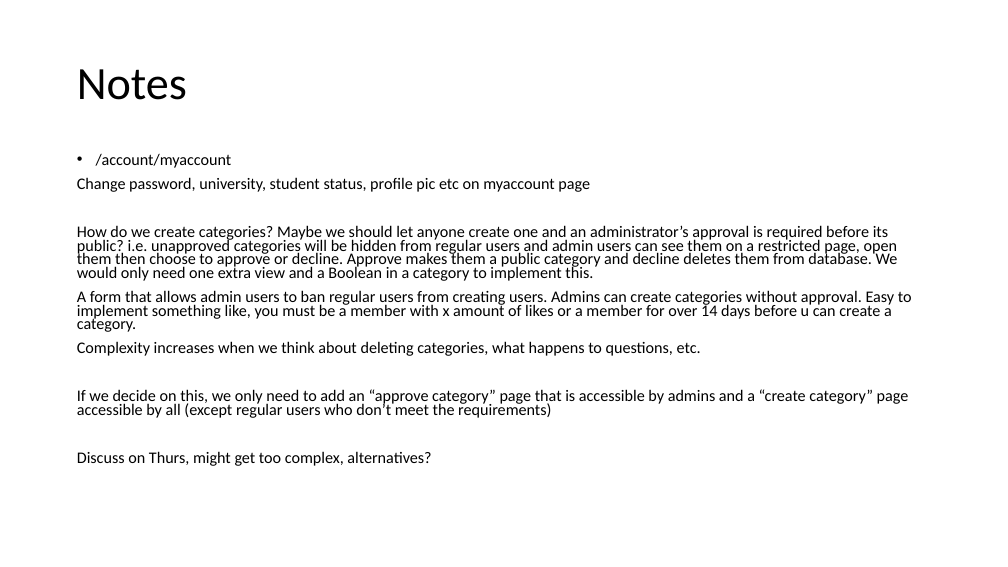
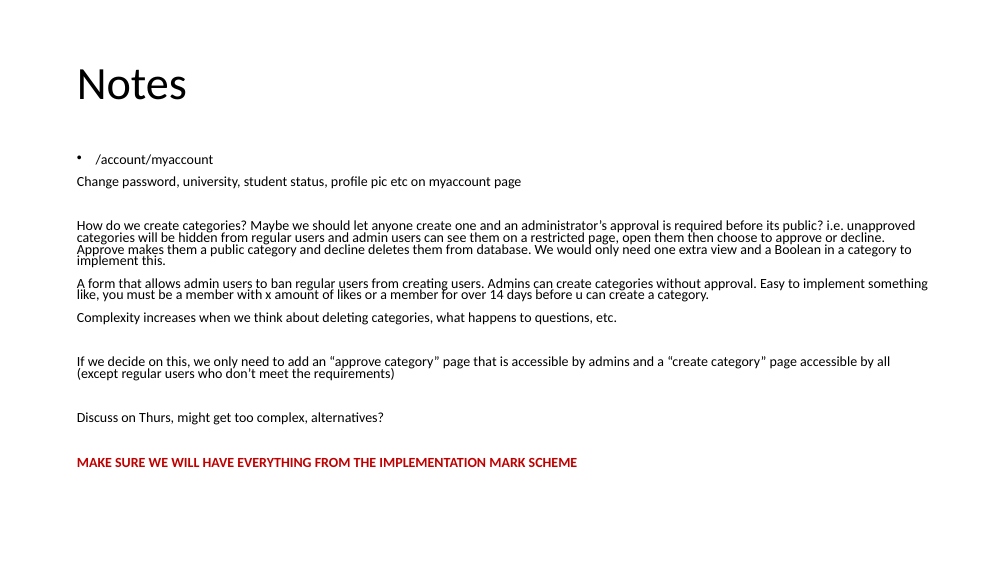
Before and after one commit to 2324127m/Lab3TeamB, a slide deck: slide 4 of Walkthrough/Walkthrough.pptx. Drawn at 1008x567 pixels with LibreOffice and Linux fonts; fonts in the diff are those of the drawing. Boxes give left, top, right and bottom in pixels: in the first picture for what was removed or moved away, otherwise in the second. Text is boxed around its words. In the diff, an @@ line names an element or a change of style, - is before the commit and + after.

```diff
--- a/Walkthrough/Walkthrough.pptx
+++ b/Walkthrough/Walkthrough.pptx
@@ text at bbox=[77, 154, 928, 425]: size 15.4 to 13.3 pt @@
@@ text at bbox=[77, 458, 578, 467]: paragraph added @@
+MAKE SURE WE WILL HAVE EVERYTHING FROM THE IMPLEMENTATION MARK SCHEME
```
Also in this commit, not shown: 3 other slides changed, 3 other files.
